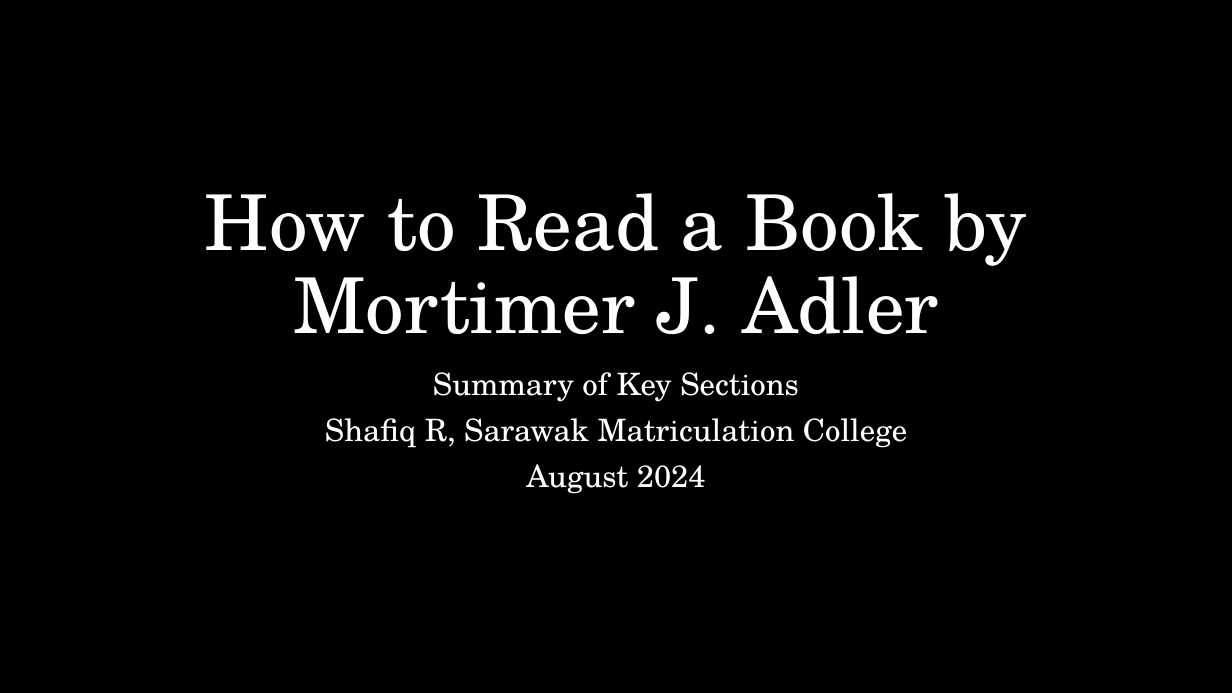
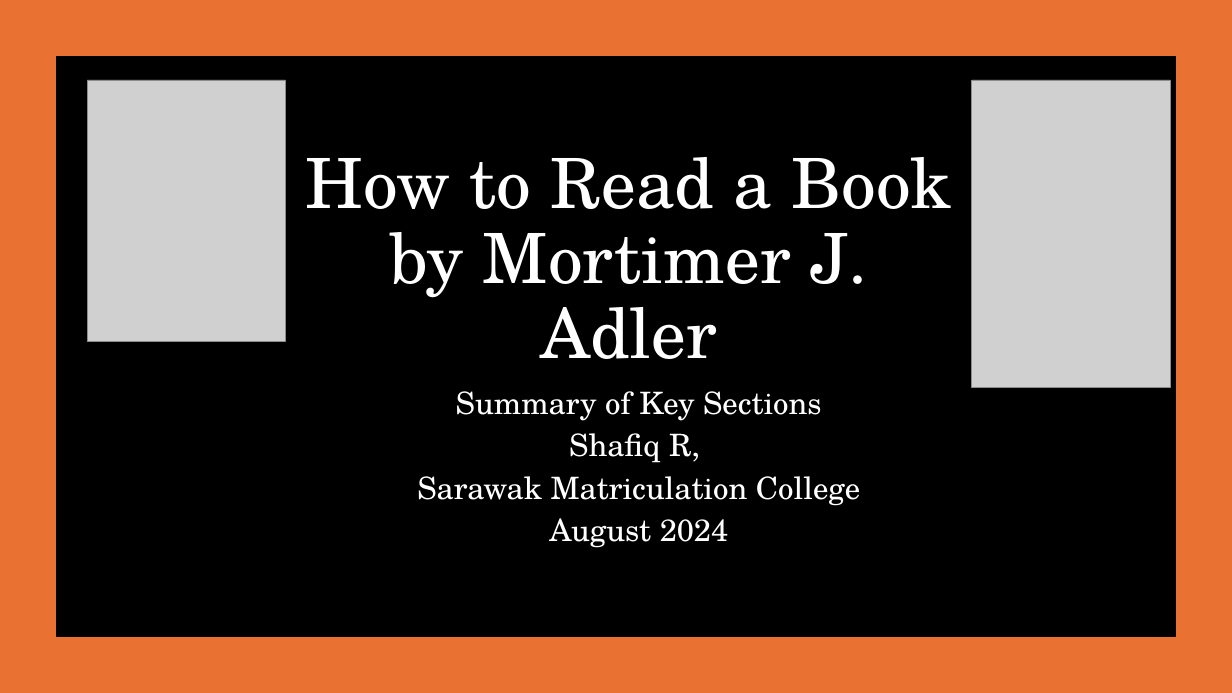
Before and after one commit to shafiqr-kmsw/matricphys, a slide deck: slide 1 of howtoreadbook/slides.pptx. Drawn at 1232x693 pixels with LibreOffice and Linux fonts; fonts in the diff are those of the drawing; grey boxes stand for pictures. Boxes give left, top, right and bottom in pixels: in the first picture for what was removed or moved away, otherwise in the second. Text is boxed around its words. In the diff, an @@ line names an element or a change of style, - is before the commit and + after.

```diff
--- a/howtoreadbook/slides.pptx
+++ b/howtoreadbook/slides.pptx
@@ freeform shape added at <box>0,1,1232,693</box>, fill #E97132, outline #E97132 1.5 pt @@
@@ picture added at <box>87,80,286,342</box> @@
@@ picture added at <box>972,80,1171,388</box> @@
@@ title "How to Read a Book ...": place and size @@
-title "How to Read a Book ..." at <box>205,193,1027,334</box>
+title "How to Read a Book ..." at <box>305,157,951,359</box>
@@ title "How to Read a Book ..." at <box>305,157,951,359</box>: size 60 to 54 pt @@
@@ subtitle "Summary of Key Sections": place and size @@
-subtitle "Summary of Key Sections" at <box>325,372,907,494</box>
+subtitle "Summary of Key Sections" at <box>417,391,860,548</box>
@@ subtitle at <box>456,391,822,548</box>: line spacing 0.9 to 0.8 @@
@@ subtitle at <box>417,433,860,506</box>: text changed @@
-Shafiq R, Sarawak Matriculation College
+Shafiq R,
+Sarawak Matriculation College
```
Also in this commit, not shown: 58 other slides changed, 1 other file.
